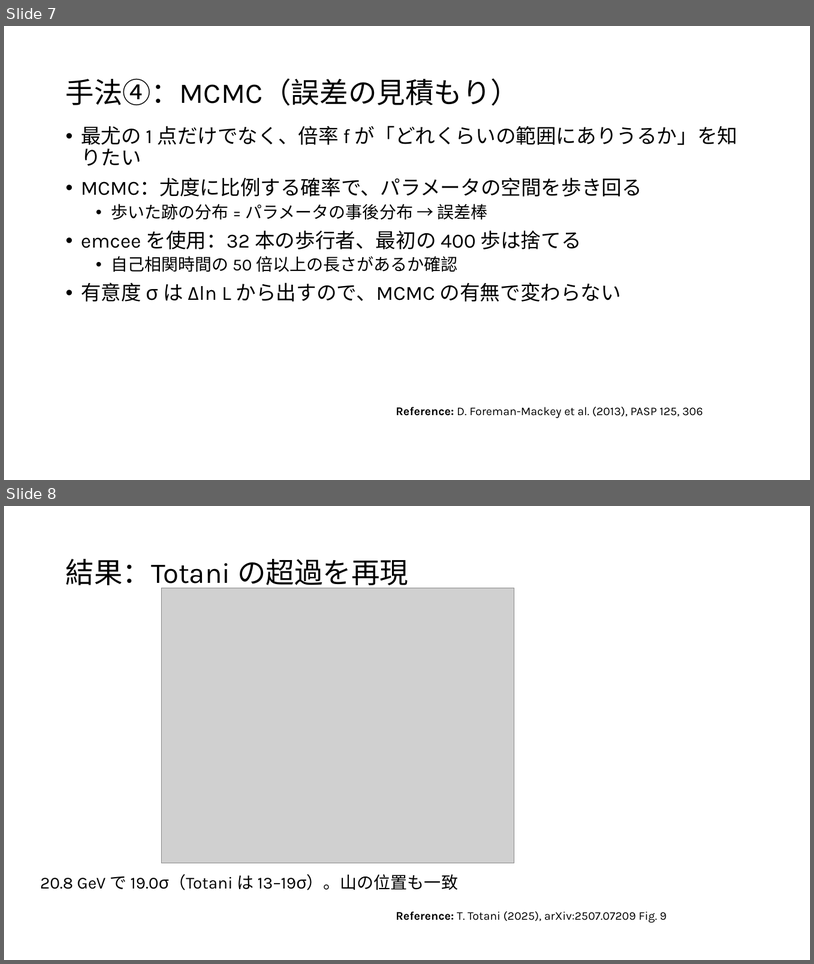
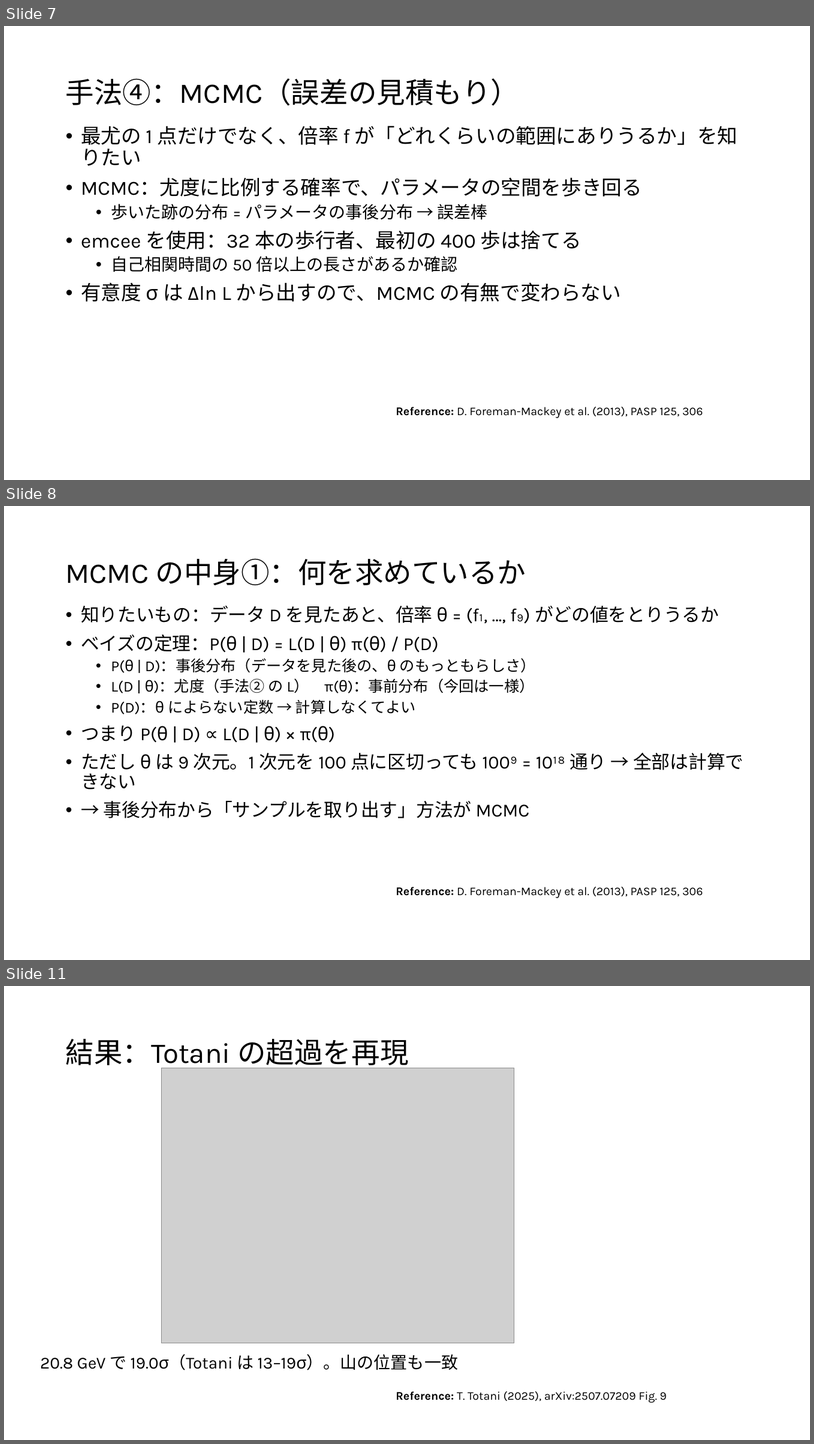
Before and after one commit to Mikann20041029/darkmatter-slides, a slide deck: slides/2026-10-02_研究進捗報告_claude.pptx. Shown one above the other, each under a label of ours: slides 7 and 8 before the commit, slides 7, 8 and 11 after it; the slides between them are not shown. The pictures are 814x964 and 814x1444 pixels, drawn with LibreOffice and Linux fonts; fonts in the diff are those of the drawing; grey boxes stand for pictures. Boxes give left, top, right and bottom in pixels: in the first picture for what was removed or moved away, otherwise in the second. Text is boxed around its words. In the diff, an @@ line names an element or a change of style, - is before the commit and + after.

```diff
--- a/slides/2026-10-02_研究進捗報告_claude.pptx
+++ b/slides/2026-10-02_研究進捗報告_claude.pptx
@@ slide 8 added at [4,506,810,960], background #FFFFFF @@
@@ title added at [65,558,527,585], 34 pt, text #000000 @@
+MCMC の中身①：何を求めているか
@@ text added at [81,606,744,818], 22 pt, text #000000 @@
+• 知りたいもの：データ D を見たあと、倍率 θ = (f₁, …, f₉) がどの値をとりうるか
+• ベイズの定理：P(θ | D) = L(D | θ) π(θ) / P(D)
+  • P(θ | D)：事後分布（データを見た後の、θ のもっともらしさ）
+  • L(D | θ)：尤度（手法② の L） π(θ)：事前分布（今回は一様）
+  • P(D)：θ によらない定数 → 計算しなくてよい
+• つまり P(θ | D) ∝ L(D | θ) × π(θ)
+• ただし θ は 9 次元。1 次元を 100 点に区切っても 100⁹ = 10¹⁸ 通り → 全部は計算できない
+• → 事後分布から「サンプルを取り出す」方法が MCMC
@@ text added at [396,886,703,898], 14 pt, text #000000 @@
+Reference: D. Foreman-Mackey et al. (2013), PASP 125, 306
@@ what was slide 8 is now slide 11 @@
```
Also in this commit, not shown: 3 slides changed, 2 other slides added, 3 other files.
